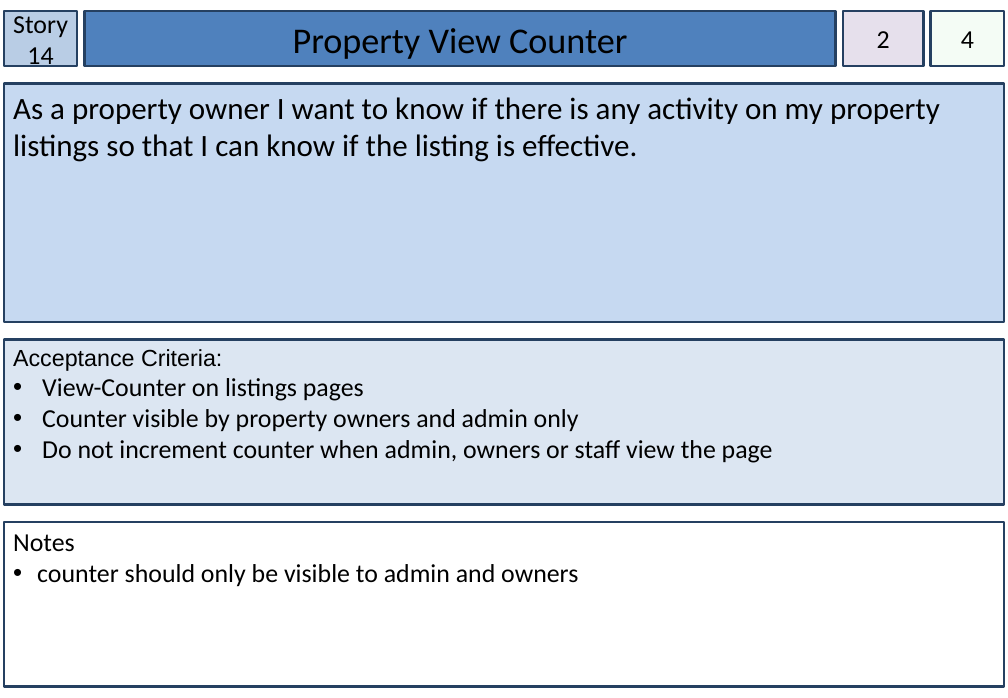
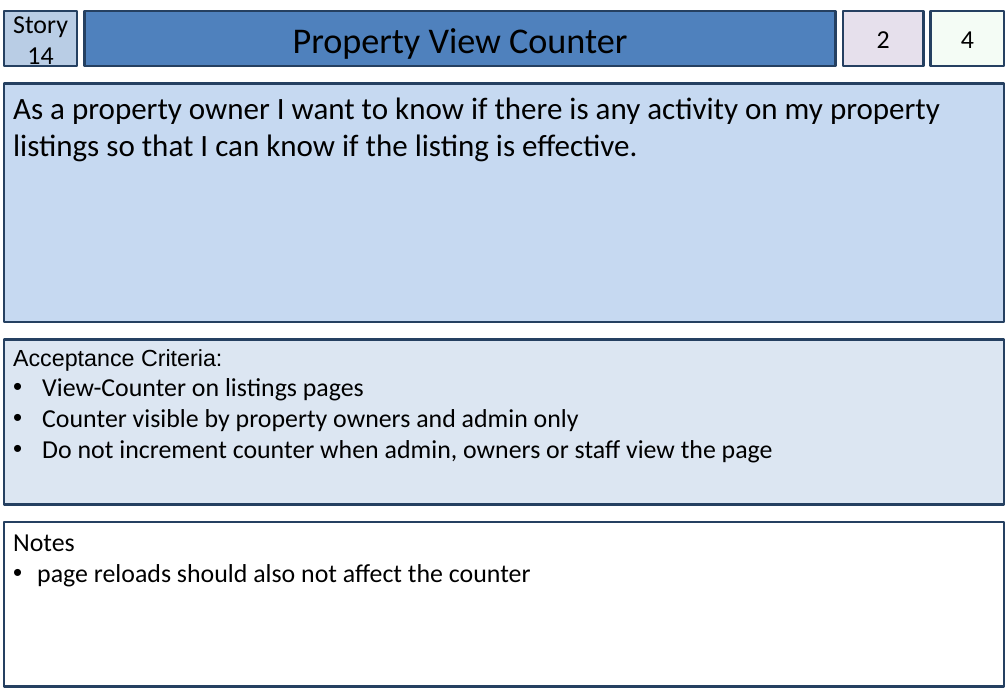
Before and after one commit to cshor24/IFB299-Group-26---Property-Management, a slide deck: slide 16 of Story Cards version a million.pptx. Drawn at 1008x698 pixels with LibreOffice and Linux fonts; fonts in the diff are those of the drawing. Boxes give left, top, right and bottom in pixels: in the first picture for what was removed or moved away, otherwise in the second. Text is boxed around its words. In the diff, an @@ line names an element or a change of style, - is before the commit and + after.

```diff
--- a/Story Cards version a million.pptx
+++ b/Story Cards version a million.pptx
@@ text in rectangle at (37, 564, 531, 587): text changed @@
-• counter should only be visible to admin and owners
+• page reloads should also not affect the counter
```
Also in this commit, not shown: 14 other slides changed.
